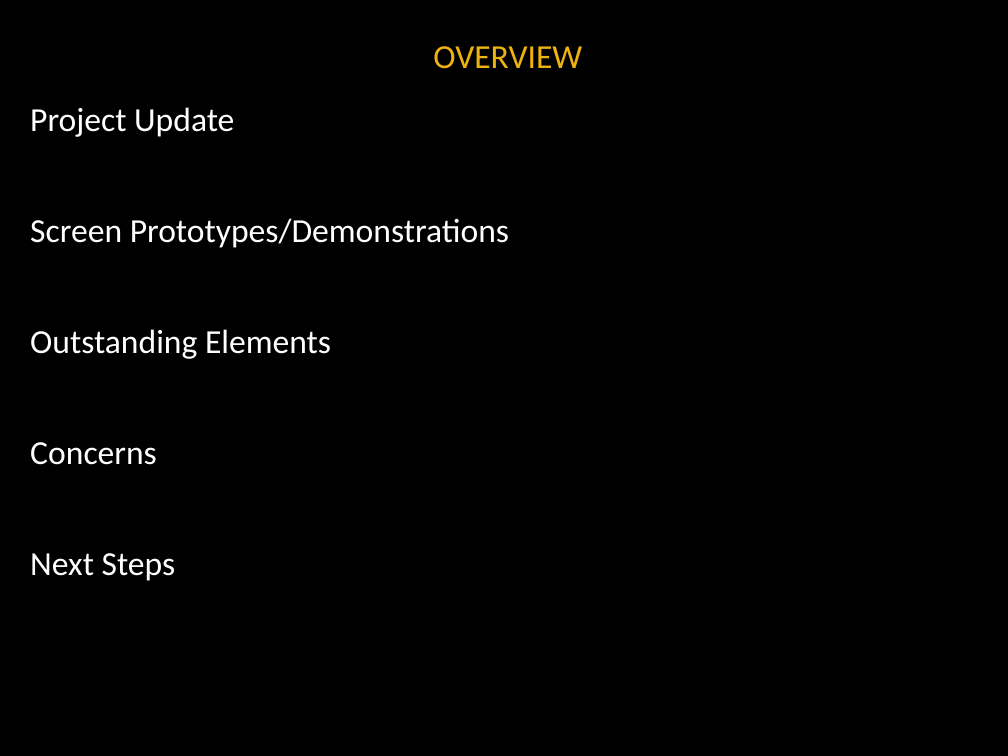
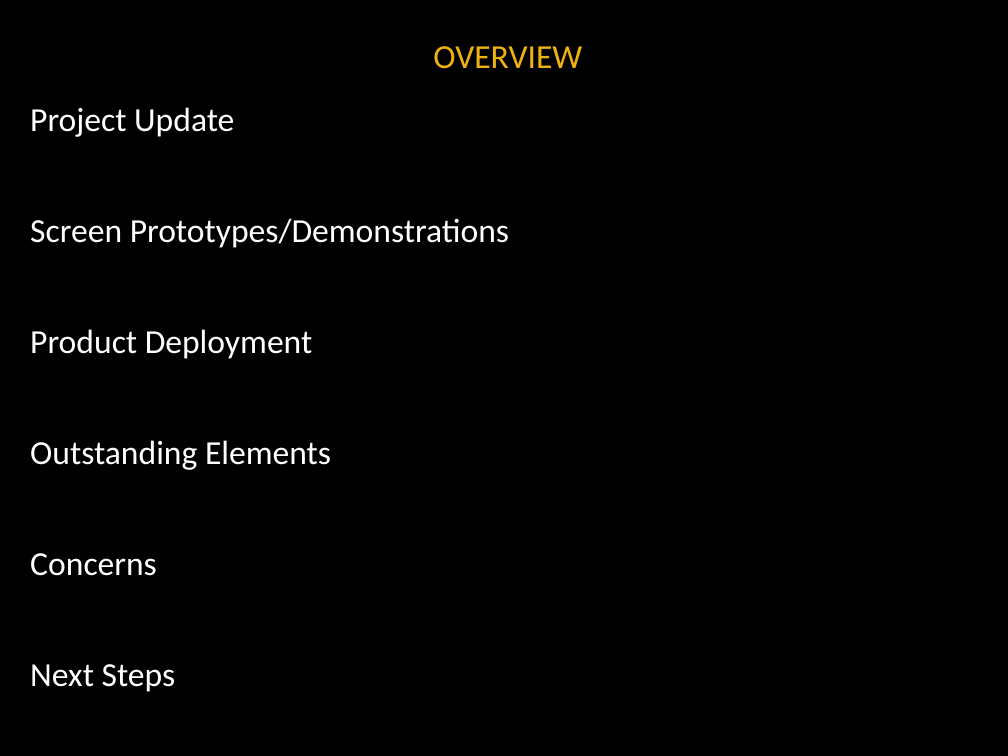
Before and after one commit to noanadler/RockStars, a slide deck: slide 2 of Deliverable3/Presentation/Rock_Stars_Presentation.pptx. Drawn at 1008x756 pixels with LibreOffice and Linux fonts; fonts in the diff are those of the drawing; background and template pictures are left out. Boxes give left, top, right and bottom in pixels: in the first picture for what was removed or moved away, otherwise in the second. Text is boxed around its words. In the diff, an @@ line names an element or a change of style, - is before the commit and + after.

```diff
--- a/Deliverable3/Presentation/Rock_Stars_Presentation.pptx
+++ b/Deliverable3/Presentation/Rock_Stars_Presentation.pptx
@@ text at (30, 329, 313, 359): paragraph added @@
+Product Deployment
```
Also in this commit, not shown: 7 other slides changed, 1 slide added, 4 slides removed.
